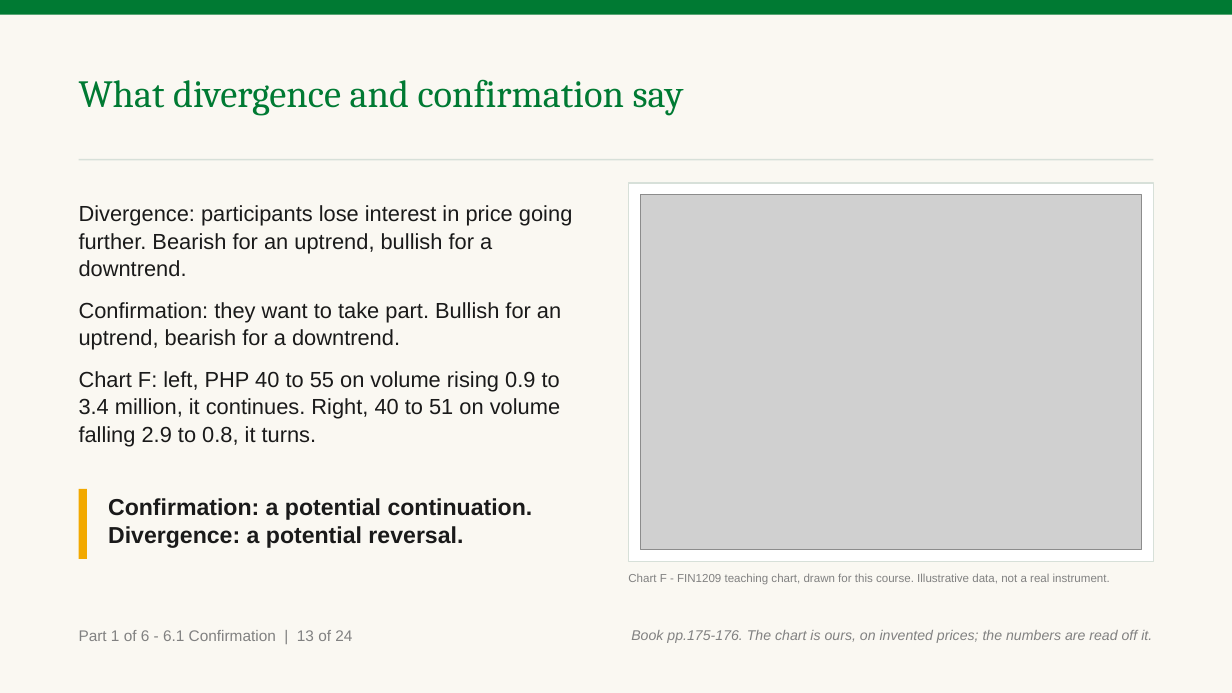
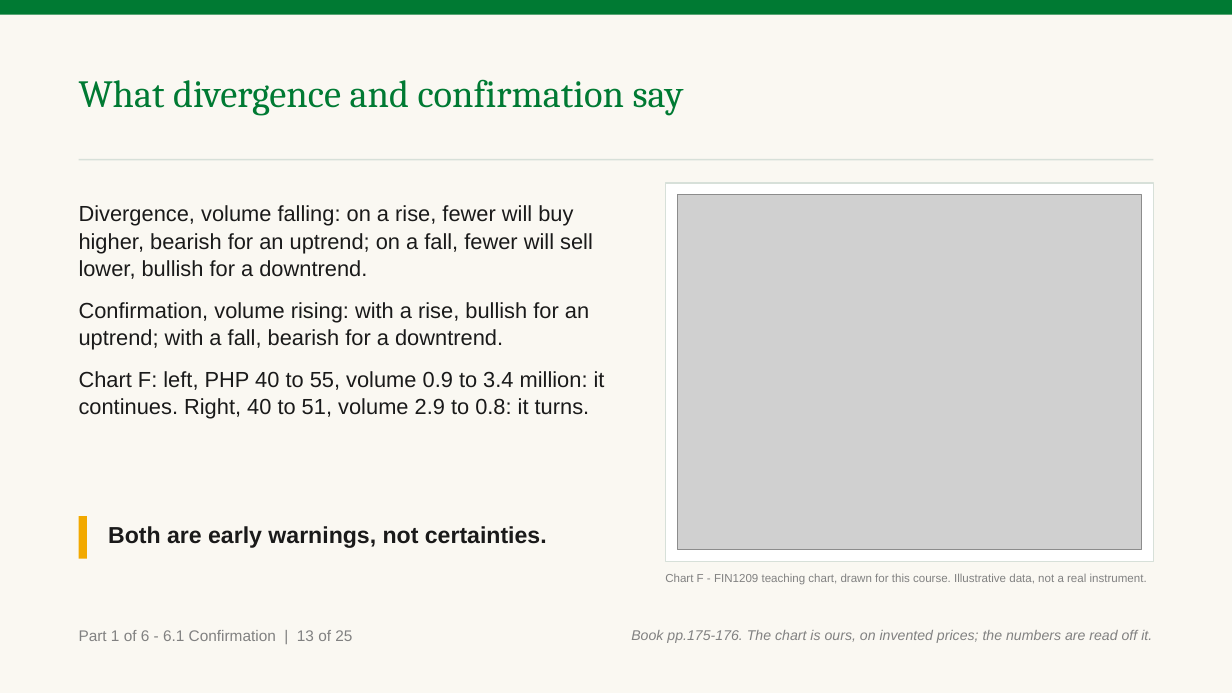
Before and after one commit to benjiesotelo-sudo/Telos_FIN1209, a slide deck: slide 18 of chapter-06/FIN1209-Chapter-06.pptx. Drawn at 1232x693 pixels with LibreOffice and Linux fonts; fonts in the diff are those of the drawing; grey boxes stand for pictures. Boxes give left, top, right and bottom in pixels: in the first picture for what was removed or moved away, otherwise in the second. Text is boxed around its words. In the diff, an @@ line names an element or a change of style, - is before the commit and + after.

Commit message:
Chapter 6 P1: fix the fresh reader's fourteen items
- Not confirming now has numbers, and the two-questions slide works the
  non-confirming case in its body.
- New slide, Confirms the trend, or volume confirmation: the tenet judges
  the whole trend, volume confirmation one stretch, so one dip can be a
  bullish divergence inside a confirmed uptrend.
- What divergence and confirmation say keeps price's direction, as the
  book does.
- The book's only-in-a-downtrend contradiction is in a slide body, with
  numbers.
- Figures 6.2, 6.4, 6.7 and 6.8 are read in the body, with numbers taken
  off them where they carry any.
- The line's arithmetic on the oscillator term, reverse divergence, the
  novice callout and the bearish conclusion are now explained on the slide.
- No caption refers to a check any more.

Teaching deck 145 slides, student edition 107. No check changed.

```diff
--- a/chapter-06/FIN1209-Chapter-06.pptx
+++ b/chapter-06/FIN1209-Chapter-06.pptx
@@ text at bbox=[79, 205, 605, 419]: text changed @@
-Divergence: participants lose interest in price going further. Bearish for an uptrend, bullish for a downtrend.
-Confirmation: they want to take part. Bullish for an uptrend, bearish for a downtrend.
-Chart F: left, PHP 40 to 55 on volume rising 0.9 to 3.4 million, it continues. Right, 40 to 51 on volume falling 2.9 to 0.8, it turns.
+Divergence, volume falling: on a rise, fewer will buy higher, bearish for an uptrend; on a fall, fewer will sell lower, bullish for a downtrend.
+Confirmation, volume rising: with a rise, bullish for an uptrend; with a fall, bearish for a downtrend.
+Chart F: left, PHP 40 to 55, volume 0.9 to 3.4 million: it continues. Right, 40 to 51, volume 2.9 to 0.8: it turns.
@@ rectangle: place and size @@
-rectangle at bbox=[628, 183, 1153, 562]
+rectangle at bbox=[665, 183, 1153, 562]
@@ picture: place and size @@
-picture at bbox=[640, 195, 1141, 550]
+picture at bbox=[677, 195, 1141, 550]
@@ rectangle: place and size @@
-rectangle at bbox=[79, 489, 87, 559]
+rectangle at bbox=[79, 517, 87, 559]
@@ text at bbox=[108, 526, 547, 548]: text changed @@
-Confirmation: a potential continuation. Divergence: a potential reversal.
+Both are early warnings, not certainties.
@@ text "Chart F - FIN1209 teaching ...": place and size @@
-text "Chart F - FIN1209 teaching ..." at bbox=[628, 573, 1110, 585]
+text "Chart F - FIN1209 teaching ..." at bbox=[665, 573, 1147, 585]
@@ text at bbox=[79, 630, 352, 641]: text changed @@
-Part 1 of 6 - 6.1 Confirmation | 13 of 24
+Part 1 of 6 - 6.1 Confirmation | 13 of 25
```
Also in this commit, not shown: 23 other slides changed, 1 slide added, 3 other files.
